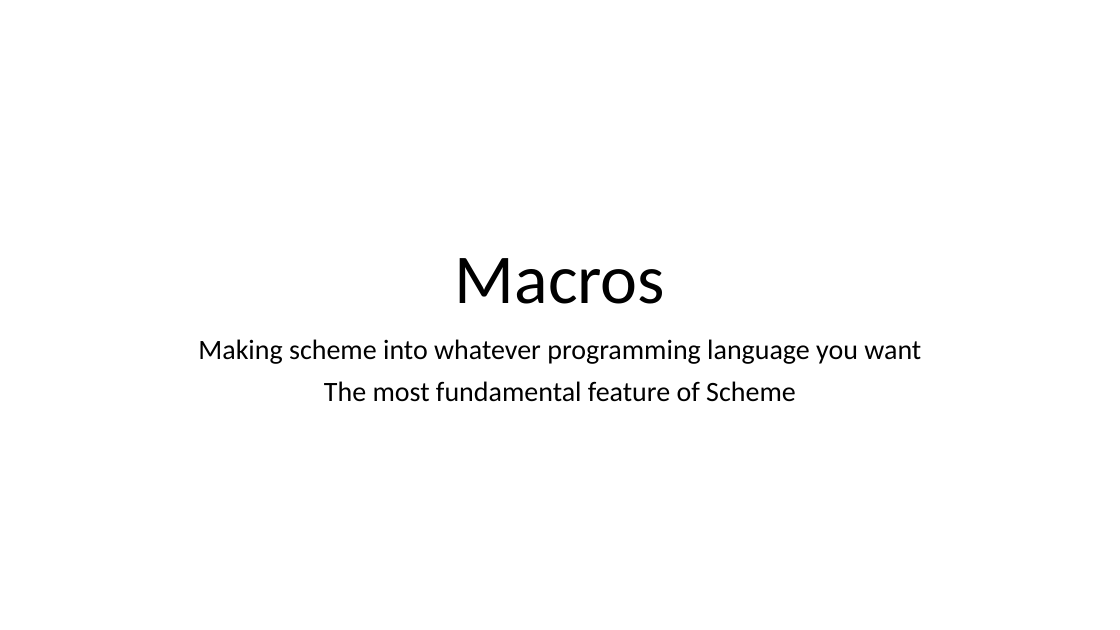
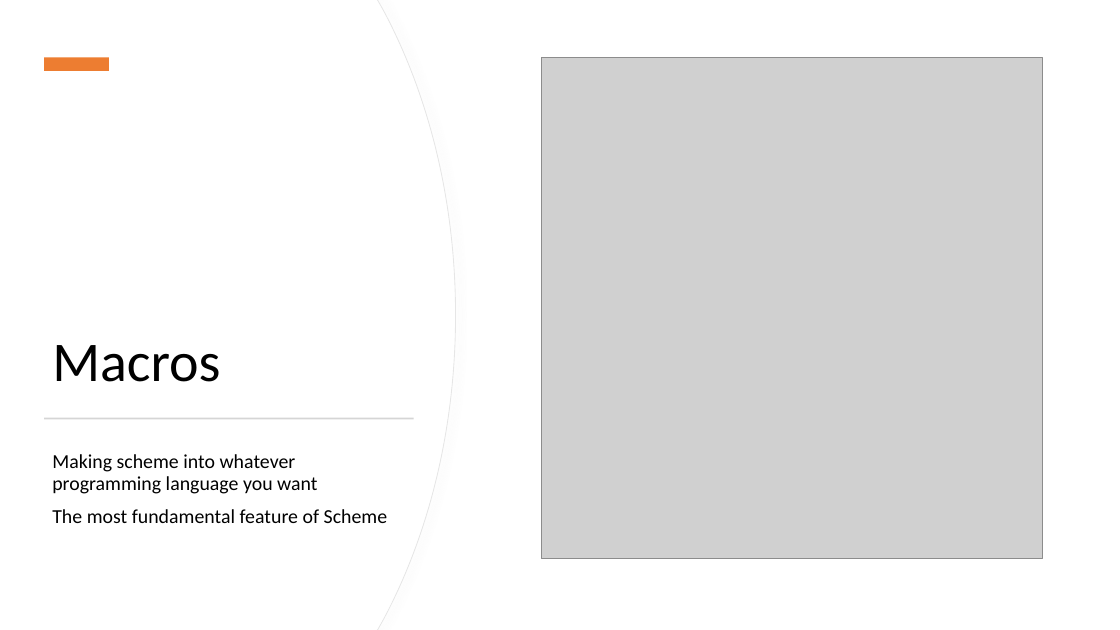
Before and after one commit to RHIT-CSSE/csse304, a slide deck: slide 1 of ClassMaterials/Macros1/Macros.pptx. Drawn at 1120x630 pixels with LibreOffice and Linux fonts; fonts in the diff are those of the drawing; grey boxes stand for pictures. Boxes give left, top, right and bottom in pixels: in the first picture for what was removed or moved away, otherwise in the second. Text is boxed around its words. In the diff, an @@ line names an element or a change of style, - is before the commit and + after.

```diff
--- a/ClassMaterials/Macros1/Macros.pptx
+++ b/ClassMaterials/Macros1/Macros.pptx
@@ freeform shape added at bbox=[0, 0, 455, 630], fill #FFFFFF, outline #E6E6E6 0.75 pt @@
@@ freeform shape added at bbox=[0, 0, 455, 630], fill #FFFFFF @@
@@ rectangle added at bbox=[44, 58, 109, 71], fill #ED7D31 @@
@@ picture added at bbox=[541, 57, 1043, 559] @@
@@ title "Macros": place and size @@
-title "Macros" at bbox=[455, 258, 665, 304]
+title "Macros" at bbox=[52, 345, 220, 382]
@@ title "Macros" at bbox=[52, 345, 220, 382]: size 60 to 48 pt; alignment centre to left @@
@@ rectangle added at bbox=[45, 418, 414, 419], fill #D5D5D5 @@
@@ subtitle "Making scheme into whatever programming ...": place and size @@
-subtitle "Making scheme into whatever programming ..." at bbox=[198, 339, 921, 402]
+subtitle "Making scheme into whatever programming ..." at bbox=[52, 454, 388, 523]
@@ subtitle "Making scheme into whatever programming ..." at bbox=[52, 454, 388, 523]: size 24 to 17 pt; alignment centre to left @@
```
Also in this commit, not shown: 1 other file.
